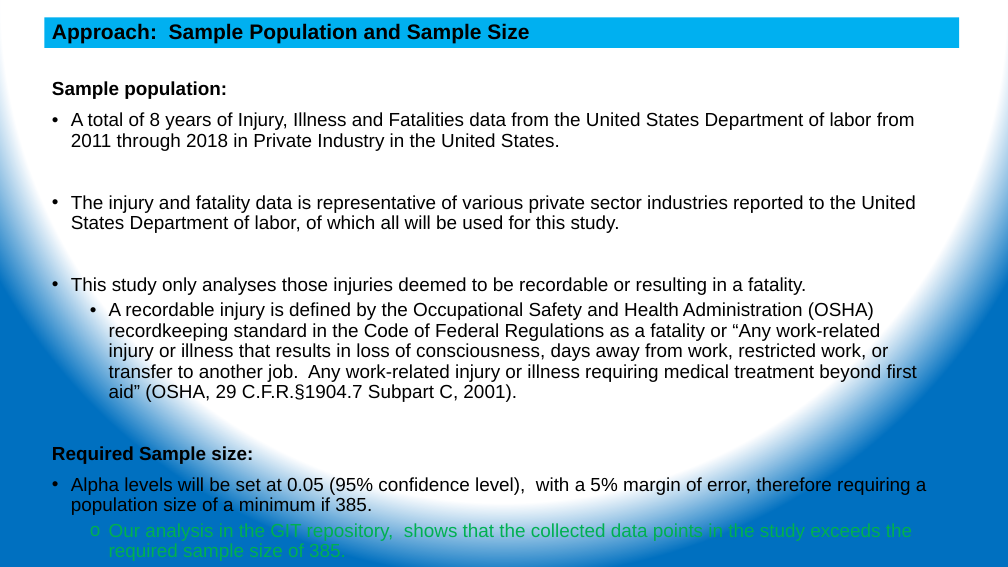
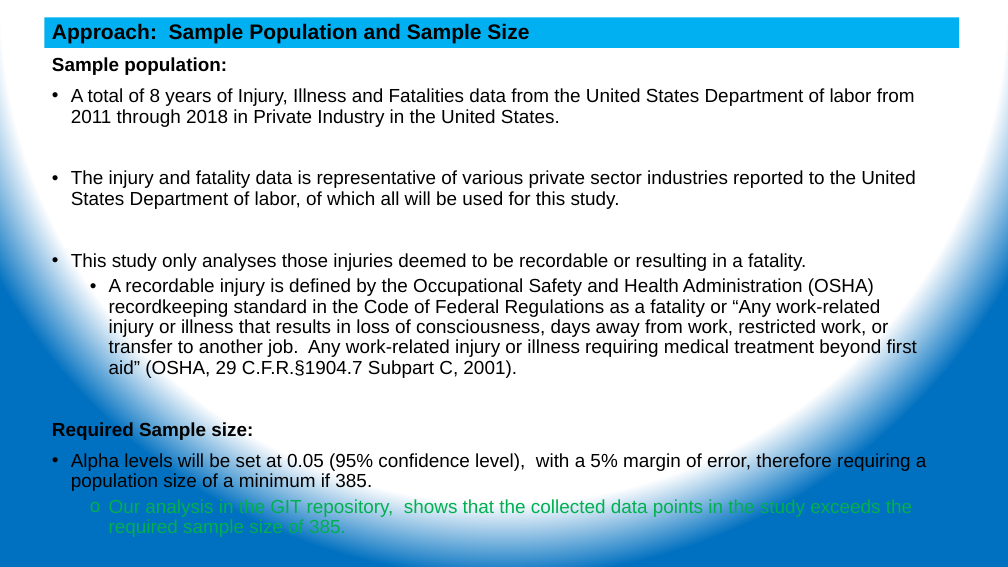
Before and after one commit to ehsintegration/yfd-phd-bls-data, a slide deck: slide 18 of D2-documentation/YennyF.Diaz-Risk Percep &Injuries_CommitteeUdate 11-02-20.pptx (slide 8 before the commit). Drawn at 1008x567 pixels with LibreOffice and Linux fonts; fonts in the diff are those of the drawing. Boxes give left, top, right and bottom in pixels: in the first picture for what was removed or moved away, otherwise in the second. Text is boxed around its words. In the diff, an @@ line names an element or a change of style, - is before the commit and + after.

```diff
--- a/D2-documentation/YennyF.Diaz-Risk Percep &Injuries_CommitteeUdate 11-02-20.pptx
+++ b/D2-documentation/YennyF.Diaz-Risk Percep &Injuries_CommitteeUdate 11-02-20.pptx
@@ text "Sample population:" rewrapped from bbox=[52, 81, 927, 541] to bbox=[52, 57, 927, 537] @@
```
Also in this commit, not shown: 2 other slides changed, 21 slides added, 4 slides removed, 2 other files.
